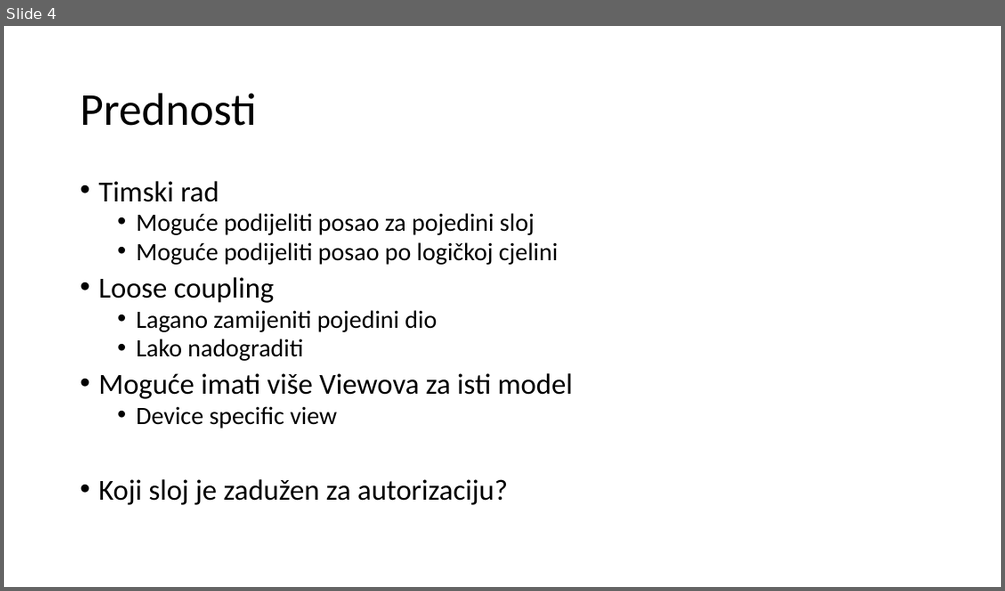
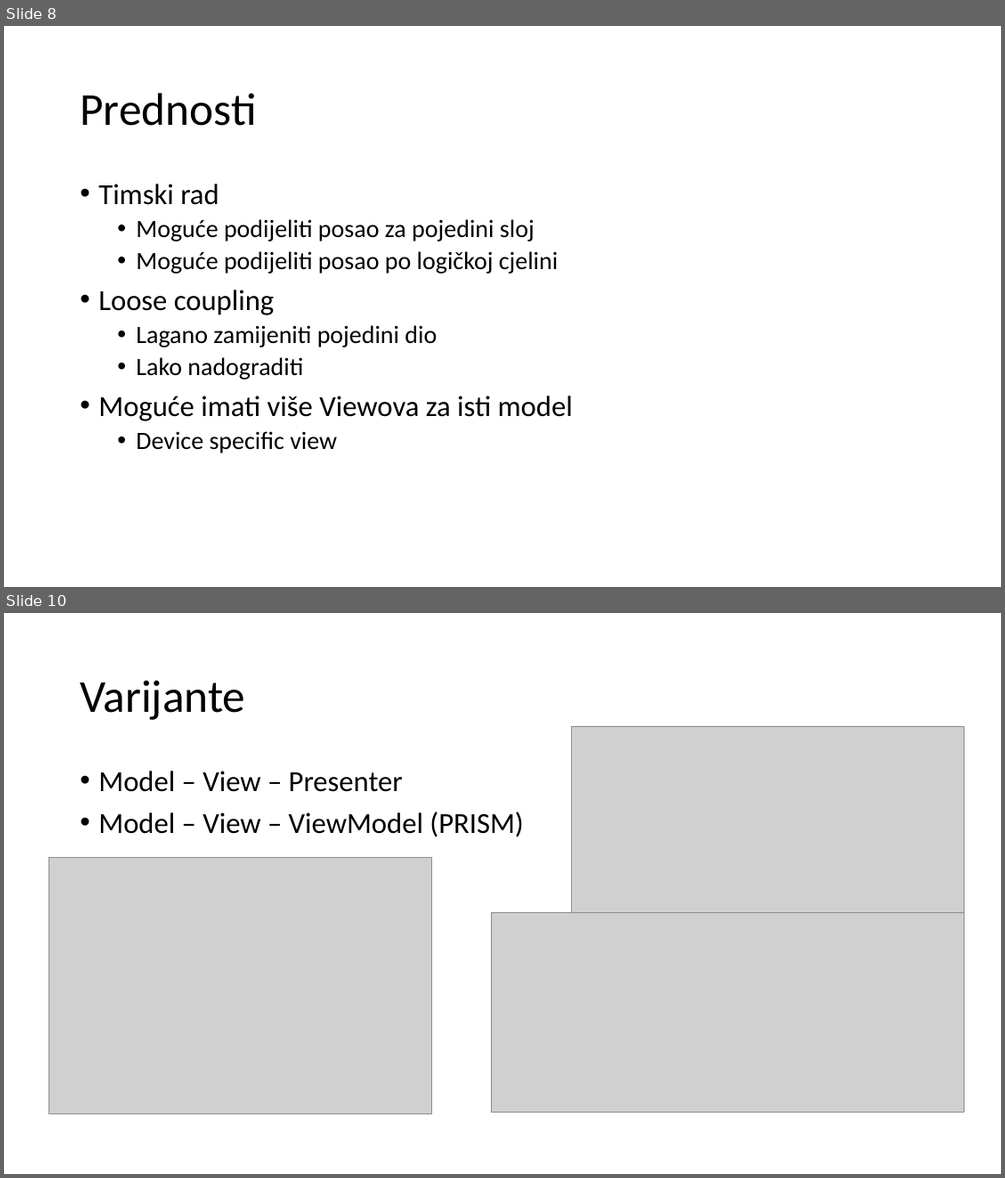
Before and after one commit to mmssniper/angular-workshop, a slide deck: prezentacije/1-2 Mvc pattern.pptx. Shown one above the other, each under a label of ours: slide 4 before the commit, slides 8 and 10 after it; the slides between them are not shown. The pictures are 1005x591 and 1005x1178 pixels, drawn with LibreOffice and Linux fonts; fonts in the diff are those of the drawing; grey boxes stand for pictures. Boxes give left, top, right and bottom in pixels: in the first picture for what was removed or moved away, otherwise in the second. Text is boxed around its words. In the diff, an @@ line names an element or a change of style, - is before the commit and + after.

```diff
--- a/prezentacije/1-2 Mvc pattern.pptx
+++ b/prezentacije/1-2 Mvc pattern.pptx
@@ slide 10 added at box(4, 613, 1001, 1174), background #FFFFFF @@
@@ title added at box(80, 680, 245, 720), 44 pt, text #000000 @@
+Varijante
@@ picture added at box(572, 726, 963, 912) @@
@@ text added at box(98, 771, 523, 837), 28 pt, text #000000 @@
+• Model – View – Presenter
+• Model – View – ViewModel (PRISM)
@@ picture added at box(49, 858, 432, 1114) @@
@@ picture added at box(491, 912, 963, 1112) @@
@@ what was slide 4 is now slide 8 @@
@@ slide 8 changed as well @@
@@ text "Timski rad" at box(98, 184, 573, 453): line spacing 0.8 to 0.9 @@
@@ text at box(98, 479, 508, 505): paragraph removed @@
-• Koji sloj je zadužen za autorizaciju?
```
Also in this commit, not shown: 4 other slides changed, 5 other slides added.
